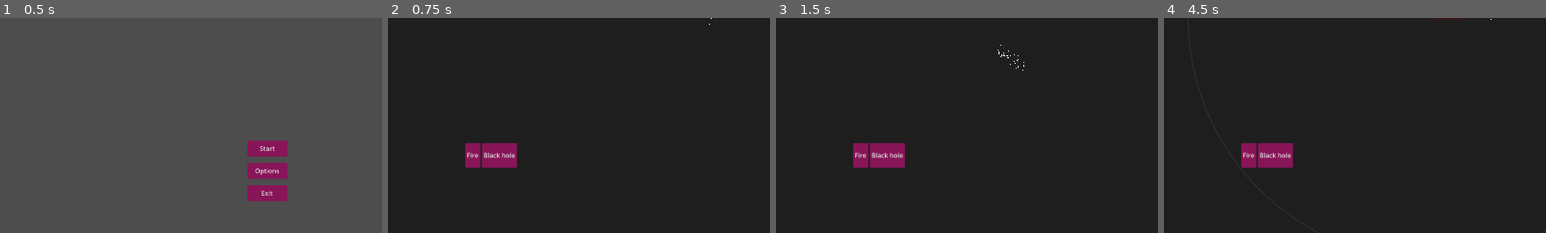
Above: before the commit, frames 1-4 (left to right).
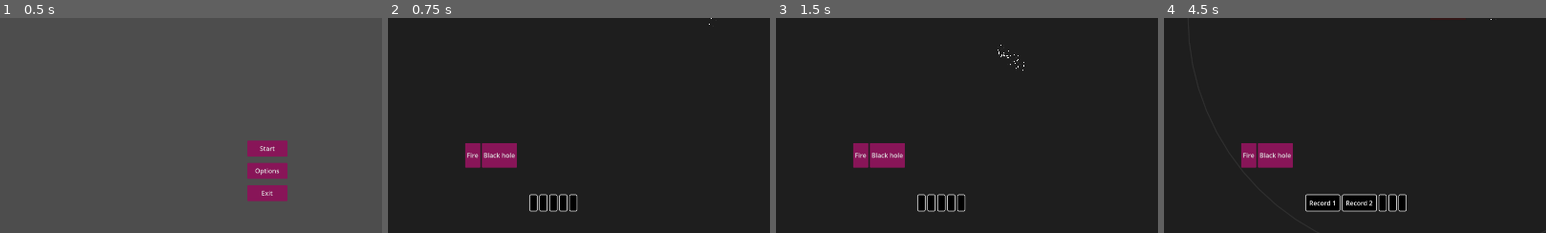
Above: after the commit, the same moments.

Repository: duckenclaw/gmtk2025
Game: Godot game, scene res://src/main_menu.tscn
The game is run twice, just before and just after one commit, with the same random seed, the same clock (stepped at 60 frames per second) and the same inputs.
Inputs (mouse positions are % of the whole screen's width and height, from its top left):
- Up to frame 1 (0.5 s): no input
- Up to frame 2 (0.75 s): click "Start" at 0.5 s
- Up to frame 3 (1.5 s): click (34, 93) at 1.27 s
- Up to frame 4 (4.5 s): click "Fire" at 2 s; click "Black hole" at 2.75 s; click "Create copy" at 3.5 s; tap Enter at 4.25 s; move the mouse to (72, 45) at 4.27 s; press the mouse at (72, 45) at 4.28 s; hold Right (ui_right) from 4.28 s (still down)
The pictures show only the part of the screen within x 15-65%, y 50-100%; the shares and areas given below are measured in that part.

Frame 1 is identical in both runs. In frame 2, 0.9% of the frame differs, in the area x 37-50%, y 81-91%; in frame 3, 0.9%; in frame 4, 2.0%, in the area x 37-64%, y 81-91%.

Commit message:
added images for player

Diff:
--- a/src/game/record.gd
+++ b/src/game/record.gd
@@ -6,14 +6,25 @@
 var position_history: PackedVector2Array
 var player_config: PlayerConfig
 var selected_action_index: int
+var color: Color
 
-func _init(_id, _history, _position_history, _player_config, _selected_action_index) -> void:
+func _init(
+		_id,
+		_history,
+		_position_history,
+		_player_config,
+		_selected_action_index,
+		_color
+	) -> void:
+
 	id = "Record " + str(_id)
 	original_history = _history
 	history = _history
 	position_history = _position_history
 	player_config = _player_config
 	selected_action_index = _selected_action_index
+	color = _color
+
 
 func reset():
 	history = original_history.duplicate()
--- a/src/game/recorder_area.gd
+++ b/src/game/recorder_area.gd
@@ -7,8 +7,7 @@
 @onready var game_map: GameMap = $"../GameMap"
 
 
-var records: Array[Record]
-var copies: Dictionary # id to Player
+
 var lines: Dictionary # id to Line2D
 
 var tween: Tween
@@ -19,11 +18,11 @@
 	State.loop_progress.connect(on_loop_progress)
 
 func restart_copies():
-	for copy in copies.values():
+	for copy in State.copies.values():
 		copy.queue_free()
-	copies.clear()
+	State.copies.clear()
 
-	for record in records:
+	for record in State.records:
 		record.reset()
 
 		var copy = PLAYER.instantiate()
@@ -31,7 +30,7 @@
 		copy.player_config = record.player_config
 		copy.selected_action_index = record.selected_action_index
 
-		copies[record.id] = copy
+		State.copies[record.id] = copy
 		game_map.add_child(copy)
 
 		remove_path(record.id)
@@ -39,9 +38,9 @@
 		print("Created player copy: " + record.id + " action " + str(record.selected_action_index))
 
 func on_loop_progress(_value: float, seconds: float):
-	for id in copies.keys():
-		var record = get_record(id)
-		var copy = copies[id]
+	for id in State.copies.keys():
+		var record = State.get_record(id)
+		var copy = State.copies[id]
 
 		var iteration := 0
 		while true:
@@ -90,9 +89,10 @@
 		player.history,
 		player.position_history,
 		copied_config,
-		player.selected_action_index
+		player.selected_action_index,
+		get_record_color(id)
 		)
-	records.append(record)
+	State.records.append(record)
 
-func get_record(id: String) -> Record:
-	return records[records.find_custom(func (record): return record.id == id)]
+func get_record_color(index: int) -> Color:
+	return Random.color(0.5, 1.0)
--- a/src/game/state.gd
+++ b/src/game/state.gd
@@ -21,6 +21,8 @@
 var max_copies: int = 5
 var current_copies: int = 0
 var all_time_copies: int = 0
+var records: Array[Record]
+var copies: Dictionary # id to Player
 
 # TODO: finish this!!
 var fire_available: bool = true
@@ -53,3 +55,6 @@
 	loop_progress.emit(value, value * LOOP_TIME)
 	loop_value = value
 	loop_progress_sec = value * LOOP_TIME
+
+func get_record(id: String) -> Record:
+	return records[records.find_custom(func (record): return record.id == id)]
--- a/src/ui/action_button.tscn
+++ b/src/ui/action_button.tscn
@@ -1,8 +1,8 @@
 [gd_scene format=3 uid="uid://cig20fddjdm1r"]
 
-[node name="ActionButton" type="TextureButton"]
-anchors_preset = 15
-anchor_right = 1.0
-anchor_bottom = 1.0
-grow_horizontal = 2
-grow_vertical = 2
+[node name="ActionButton" type="MarginContainer"]
+offset_right = 16.0
+offset_bottom = 16.0
+
+[node name="TextureButton" type="TextureButton" parent="."]
+layout_mode = 2
--- /dev/null
+++ b/src/ui/copy_button.gd
@@ -0,0 +1,19 @@
+extends PanelContainer
+class_name CopyButton
+
+var record: Record
+var copy: Player
+
+@onready var label: Label = $MarginContainer/Label
+
+func _ready() -> void:
+	if record != null:
+		setup_record()
+	else:
+		setup_empty()
+
+func setup_record():
+	label.text = record.id
+
+func setup_empty():
+	pass
--- a/src/ui/copy_button.tscn
+++ b/src/ui/copy_button.tscn
@@ -1,9 +1,19 @@
-[gd_scene format=3 uid="uid://c28sw4vsxpqlj"]
+[gd_scene load_steps=2 format=3 uid="uid://c28sw4vsxpqlj"]
 
-[node name="CopyButton" type="Control"]
-layout_mode = 3
-anchors_preset = 15
-anchor_right = 1.0
-anchor_bottom = 1.0
-grow_horizontal = 2
-grow_vertical = 2
+[ext_resource type="Script" uid="uid://br1648l6eolgs" path="res://src/ui/copy_button.gd" id="1_6lgf1"]
+
+[node name="CopyButton" type="PanelContainer"]
+offset_left = 8.0
+offset_top = 8.0
+offset_right = 1912.0
+offset_bottom = 1072.0
+script = ExtResource("1_6lgf1")
+
+[node name="MarginContainer" type="MarginContainer" parent="."]
+layout_mode = 2
+
+[node name="TextureButton" type="TextureButton" parent="MarginContainer"]
+layout_mode = 2
+
+[node name="Label" type="Label" parent="MarginContainer"]
+layout_mode = 2
--- a/src/ui/game_ui.gd
+++ b/src/ui/game_ui.gd
@@ -1,5 +1,9 @@
 extends CanvasLayer
 class_name GameUi
+
+const ACTION_BUTTON = preload("uid://cig20fddjdm1r")
+const COPY_BUTTON = preload("uid://c28sw4vsxpqlj")
+
 
 signal action_selected()
 signal create_copy_pressed
@@ -8,8 +12,10 @@
 @onready var player_progress_bar: ProgressBar = $HealthContainer/PlayerProgressBar
 @onready var create_copy_button: Button = $CreateCopyButton
 @onready var time_label: Label = $TimeLabel
+@onready var exp_progress_bar: ProgressBar = $ExpContainer/ProgressBar
 
-@onready var exp_progress_bar: ProgressBar = $ExpContainer/ProgressBar
+@onready var actions_container: HBoxContainer = $Actions
+@onready var copies_container: HBoxContainer = $Copies
 
 
 
@@ -19,14 +25,37 @@
 
 
 func _process(_delta: float) -> void:
+	update_health_bars()
+	update_exp_bar()
+
+	time_label.text = str(int(State.LOOP_TIME - State.loop_progress_sec + 1))
+
+	setup_copies()
+
+func update_exp_bar():
+	exp_progress_bar.max_value = State.exp_to_next_lvl
+	exp_progress_bar.value = State.exp
+
+func update_health_bars():
 	player_progress_bar.max_value = State.player_config.max_health
 	flag_progress_bar.max_value = State.flag_max_health
 
-	time_label.text = str(int(State.LOOP_TIME - State.loop_progress_sec + 1))
+func setup_actions():
+	pass
 
+func setup_copies():
+	NodeUtils.queue_free_children(copies_container)
+	for i in State.max_copies:
+		var copy
+		var record = State.records.get(i)
+		if record != null:
+			copy = State.copies.get(record.id)
 
-	exp_progress_bar.max_value = State.exp_to_next_lvl
-	exp_progress_bar.value = State.exp
+		var copy_button: CopyButton = COPY_BUTTON.instantiate()
+		copy_button.record = record
+		copy_button.copy = copy
+		copies_container.add_child(copy_button)
+
 
 func player_health_changed(health: float):
 	player_progress_bar.value = health
--- a/src/ui/game_ui.tscn
+++ b/src/ui/game_ui.tscn
@@ -56,12 +56,6 @@
 layout_mode = 2
 text = "Black hole"
 
-[node name="Copies" type="HBoxContainer" parent="."]
-offset_left = 466.0
-offset_top = 986.0
-offset_right = 506.0
-offset_bottom = 1026.0
-
 [node name="CreateCopyButton" type="Button" parent="."]
 offset_left = 1440.0
 offset_top = 864.0
@@ -76,4 +70,18 @@
 offset_bottom = 103.0
 text = "10"
 
+[node name="ReplaceCopyBackground" type="ColorRect" parent="."]
+visible = false
+offset_left = -20.0
+offset_top = -19.0
+offset_right = 1947.0
+offset_bottom = 1111.0
+color = Color(0, 0, 0, 0.12156863)
+
+[node name="Copies" type="HBoxContainer" parent="."]
+offset_left = 643.0
+offset_top = 983.0
+offset_right = 683.0
+offset_bottom = 1023.0
+
 [connection signal="pressed" from="CreateCopyButton" to="." method="_on_create_copy_button_pressed"]
Binary file added: assets/art/player/left_hand_back.PNG
Not shown, added: assets/art/player/left_hand_back.PNG.import
Binary file added: assets/art/player/left_hand_front.PNG
Not shown, added: assets/art/player/left_hand_front.PNG.import
Binary file added: assets/art/player/player_back.PNG
Not shown, added: assets/art/player/player_back.PNG.import
Binary file added: assets/art/player/player_front.PNG
Not shown, added: assets/art/player/player_front.PNG.import
Binary file added: assets/art/player/right_hand_front.PNG
Not shown, added: assets/art/player/right_hand_front.PNG.import
Binary file added: assets/art/player/right_handback.PNG
Not shown, added: assets/art/player/right_handback.PNG.import
(and 3 more such lines)
